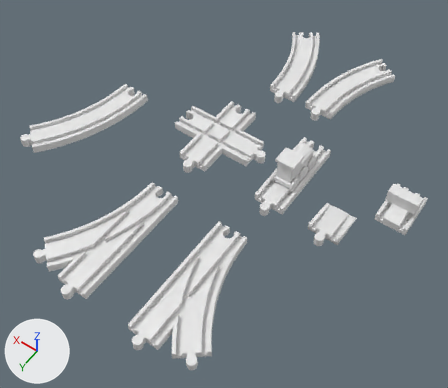
An edit to the Blender file scenes/rooms/meshes/props/train_track_straight.blend, drawn before and after from the same camera.
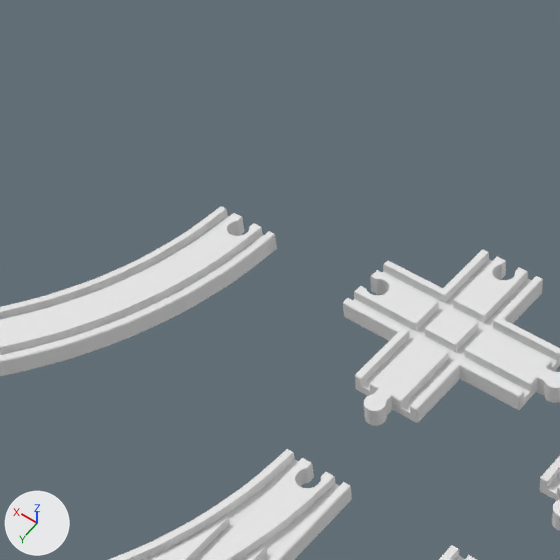
Each version is shown whole from a 50 mm camera at (-3.79, 7.9, 10.34) aimed at (1.12, 1.03, -0.46), then close up on the part from 8% to 59% of the width and 0% to 59% of the height. The lights are fixed; the arrows at lower left show +X, +Y and +Z. Objects named as collision shapes, trigger or cutter boxes, shadow casters or lower levels of detail are left out.

Names of what the first close-up shows: 'Branch Right Final', 'Cross Track. Final', 'Straight Track Final', 'Turn Right Final'.
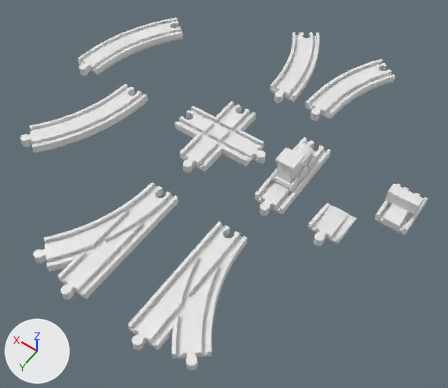
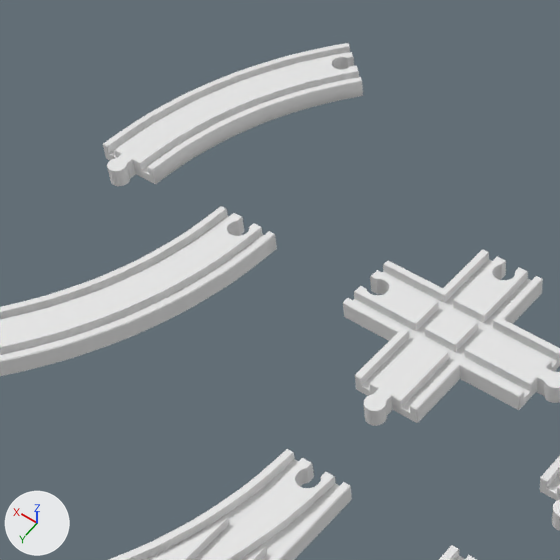
Location of each change, [x1, y1, x2, y2] in pixels of the close-ups (560 x 560 px):
'Turn Left Final', shown: after [103, 43, 363, 186]

The change in detail:
Object 'Turn Left Final' (ob_turn_left_final) is now shown.
